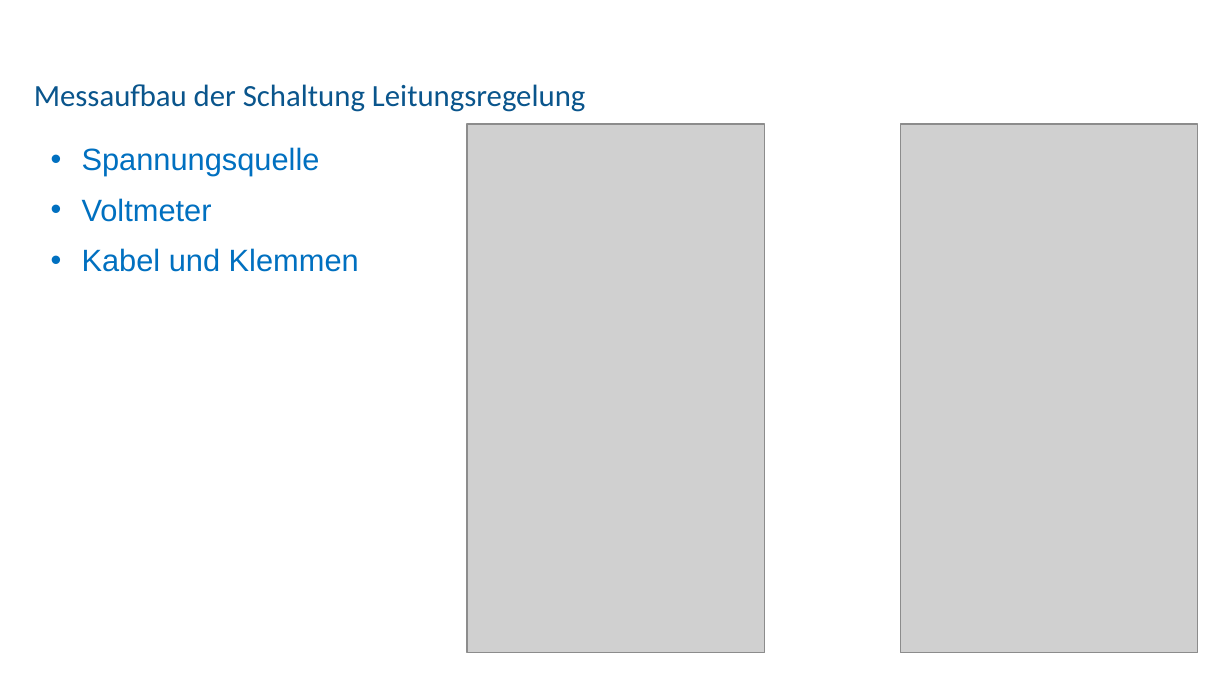
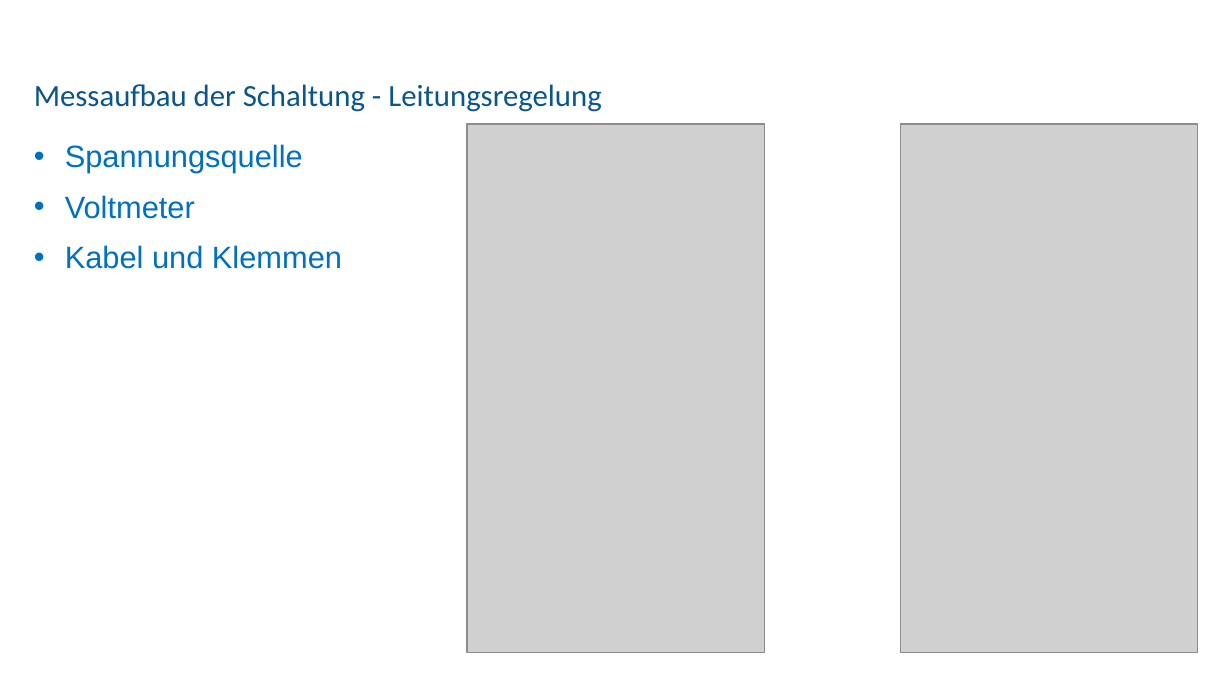
Before and after one commit to mimeiners/ASLK_PRO, a slide deck: slide 8 of docs/img/Experiment_11/Präsentation_ANS_LDO.pptx. Drawn at 1232x693 pixels with LibreOffice and Linux fonts; fonts in the diff are those of the drawing; grey boxes stand for pictures; background and template pictures are left out. Boxes give left, top, right and bottom in pixels: in the first picture for what was removed or moved away, otherwise in the second. Text is boxed around its words. In the diff, an @@ line names an element or a change of style, - is before the commit and + after.

```diff
--- a/docs/img/Experiment_11/Präsentation_ANS_LDO.pptx
+++ b/docs/img/Experiment_11/Präsentation_ANS_LDO.pptx
@@ title at (34,84,601,112): text changed @@
-Messaufbau der Schaltung Leitungsregelung
+Messaufbau der Schaltung - Leitungsregelung
@@ text "Spannungsquelle": place and size @@
-text "Spannungsquelle" at (82,147,359,272)
+text "Spannungsquelle" at (65,144,342,269)
```
Also in this commit, not shown: 4 other slides changed, 1 slide added, 1 slide removed, 1 other file.
